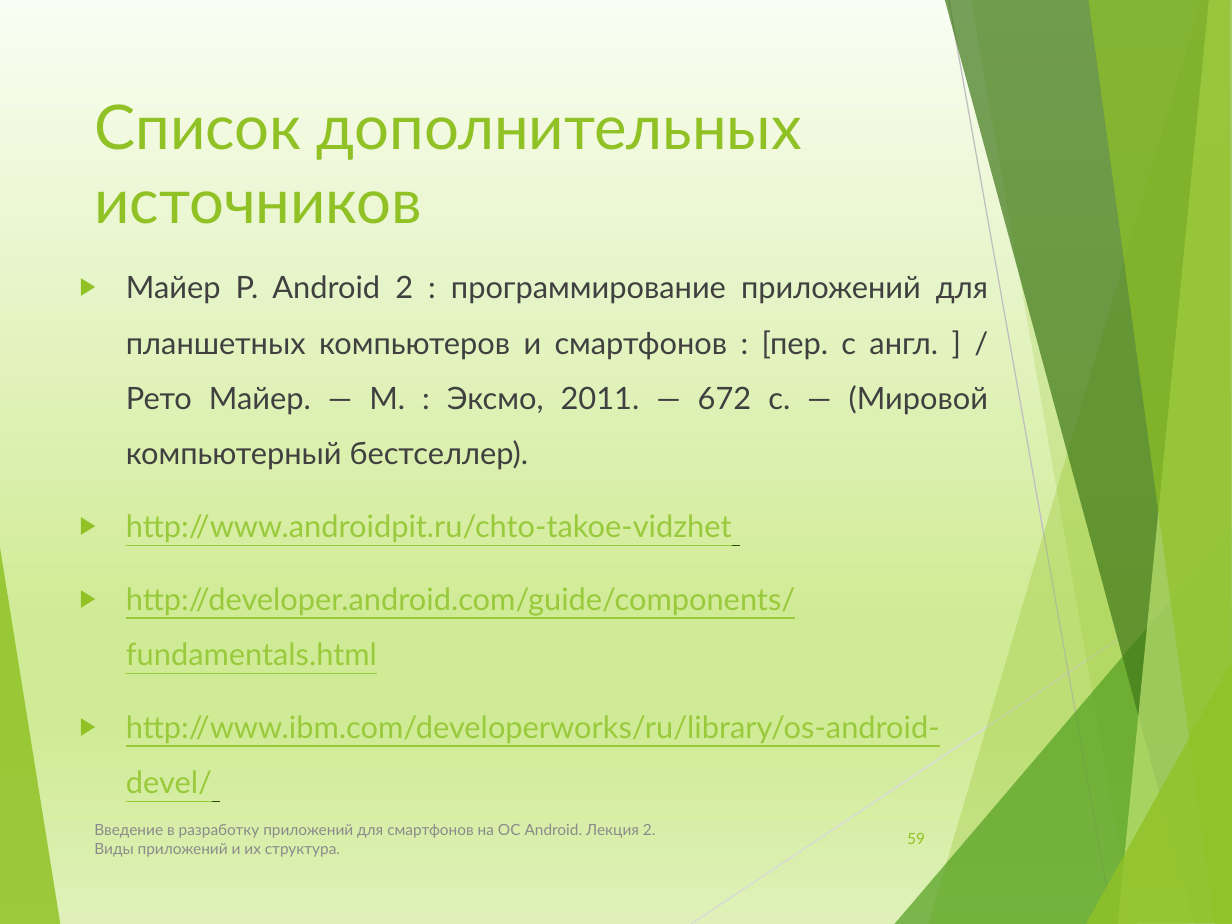
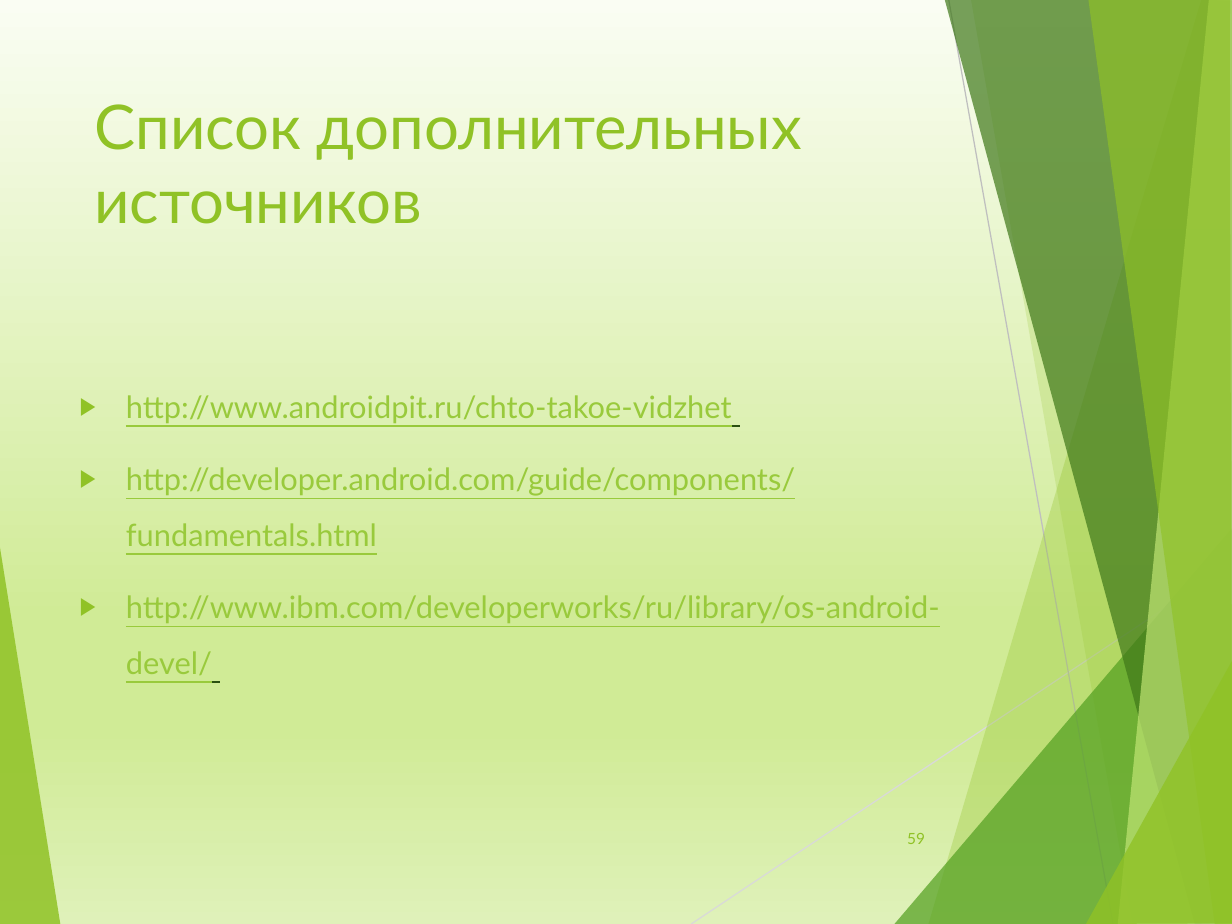
Before and after one commit to maxchv/Android, a slide deck: slide 59 of Week01/Lesson01/Android02.pptx. Drawn at 1232x924 pixels with LibreOffice and Linux fonts; fonts in the diff are those of the drawing. Boxes give left, top, right and bottom in pixels: in the first picture for what was removed or moved away, otherwise in the second. Text is boxed around its words. In the diff, an @@ line names an element or a change of style, - is before the commit and + after.

Commit message:
Changed presentations

```diff
--- a/Week01/Lesson01/Android02.pptx
+++ b/Week01/Lesson01/Android02.pptx
@@ text at <box>126,275,988,470</box>: paragraph removed @@
-▶ Майер P. Android 2 : программирование приложений для планшетных компьютеров и смартфонов : [пер. с англ. ] / Рето Майер. — М. : Эксмо, 2011. — 672 с. — (Мировой компьютерный бестселлер).
@@ text removed at <box>94,824,656,857</box> @@
-Введение в разработку приложений для смартфонов на ОС Android. Лекция 2. Виды приложений и их структура.
```
Also in this commit, not shown: 57 other slides changed.
